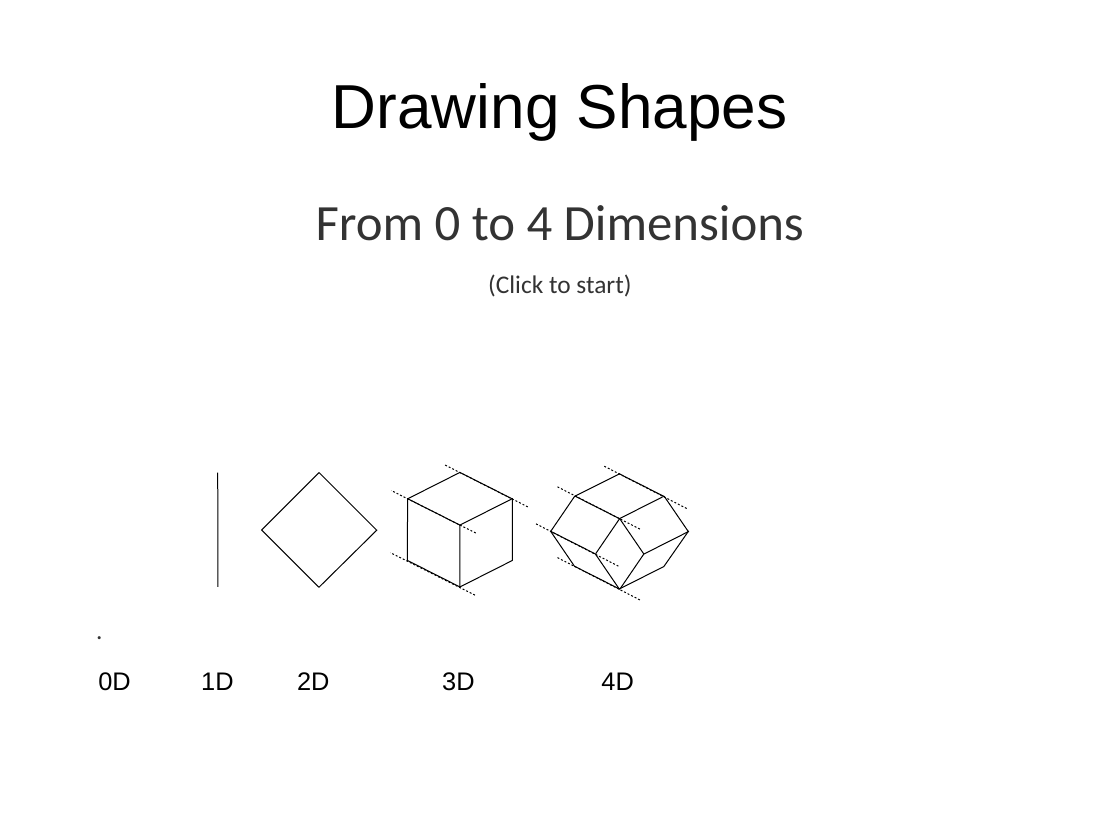
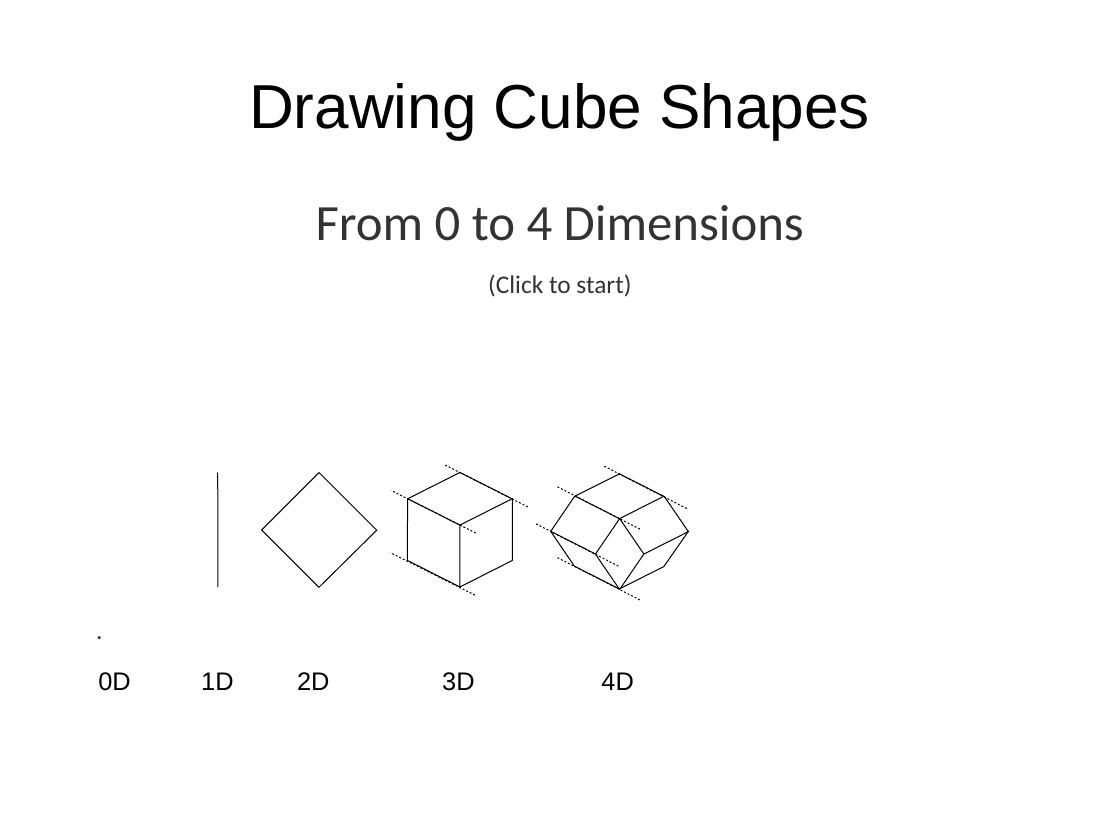
Before and after one commit to tigerfarm/docroot, a slide deck: slide 1 of books/content/cubes/9aDrawAll.odp. Drawn at 1120x840 pixels with LibreOffice and Linux fonts; fonts in the diff are those of the drawing; background and template pictures are left out. Boxes give left, top, right and bottom in pixels: in the first picture for what was removed or moved away, otherwise in the second. Text is boxed around its words. In the diff, an @@ line names an element or a change of style, - is before the commit and + after.

```diff
--- a/books/content/cubes/9aDrawAll.odp
+++ b/books/content/cubes/9aDrawAll.odp
@@ title at [249, 83, 869, 139]: text changed @@
-Drawing Shapes
+Drawing Cube Shapes
```
Also in this commit, not shown: 11 other slides changed, 7 slides added, 9 slides removed, 9 other files.
